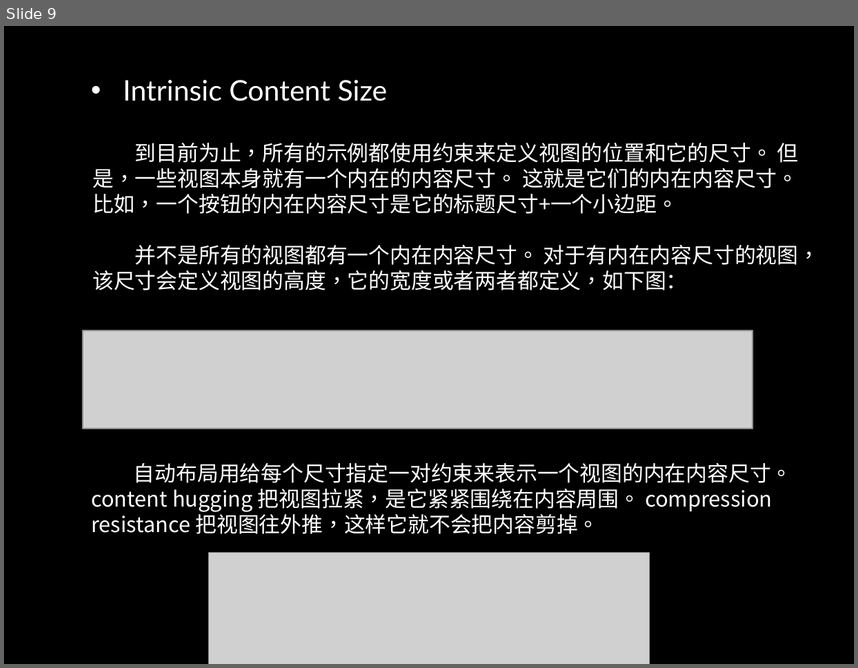
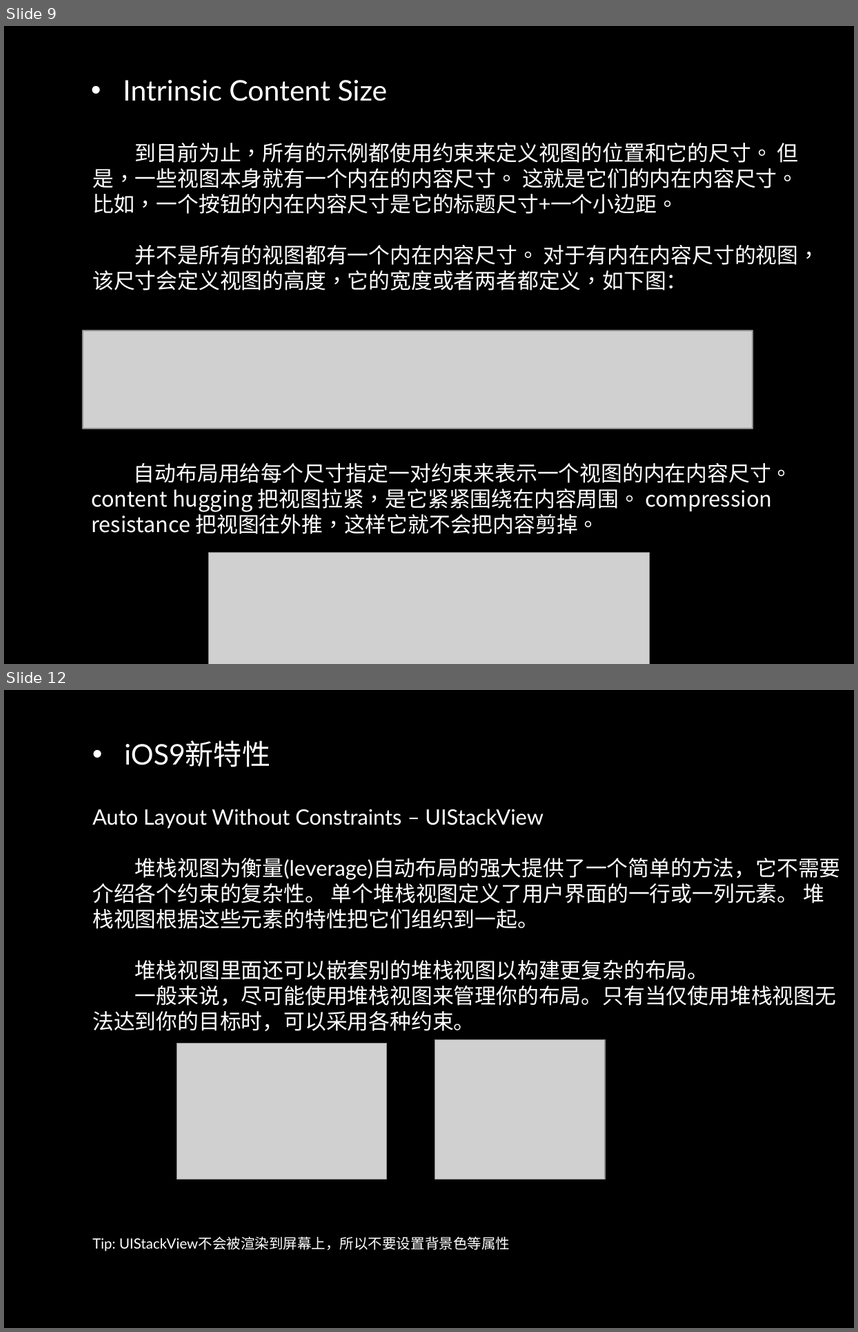
Before and after one commit to danalu/MyApp, a slide deck: Auto Layout.pptx. Shown one above the other, each under a label of ours: slide 9 before the commit, slides 9 and 12 after it; the slides between them are not shown. The pictures are 858x668 and 858x1332 pixels, drawn with LibreOffice and Linux fonts; fonts in the diff are those of the drawing; grey boxes stand for pictures; background and template pictures are left out. Boxes give left, top, right and bottom in pixels: in the first picture for what was removed or moved away, otherwise in the second. Text is boxed around its words. In the diff, an @@ line names an element or a change of style, - is before the commit and + after.

```diff
--- a/Auto Layout.pptx
+++ b/Auto Layout.pptx
@@ slide 12 added at <box>4,690,854,1328</box>, background picture (left out) @@
@@ text added at <box>124,740,270,767</box>, 24 pt, text #FFFFFF @@
+• iOS9新特性
@@ text added at <box>92,809,841,1031</box>, 18 pt, text #FFFFFF @@
+Auto Layout Without Constraints – UIStackView
+堆栈视图为衡量(leverage)自动布局的强大提供了一个简单的方法，它不需要介绍各个约束的复杂性。 单个堆栈视图定义了用户界面的一行或一列元素。 堆栈视图根据这些元素的特性把它们组织到一起。
+堆栈视图里面还可以嵌套别的堆栈视图以构建更复杂的布局。
+一般来说，尽可能使用堆栈视图来管理你的布局。只有当仅使用堆栈视图无法达到你的目标时，可以采用各种约束。
@@ picture added at <box>435,1039,605,1179</box> @@
@@ picture added at <box>176,1043,386,1179</box> @@
@@ text added at <box>92,1236,510,1251</box>, 12 pt, text #FFFFFF @@
+Tip: UIStackView不会被渲染到屏幕上，所以不要设置背景色等属性
```
Also in this commit, not shown: 3 slides changed, 6 other slides added.
